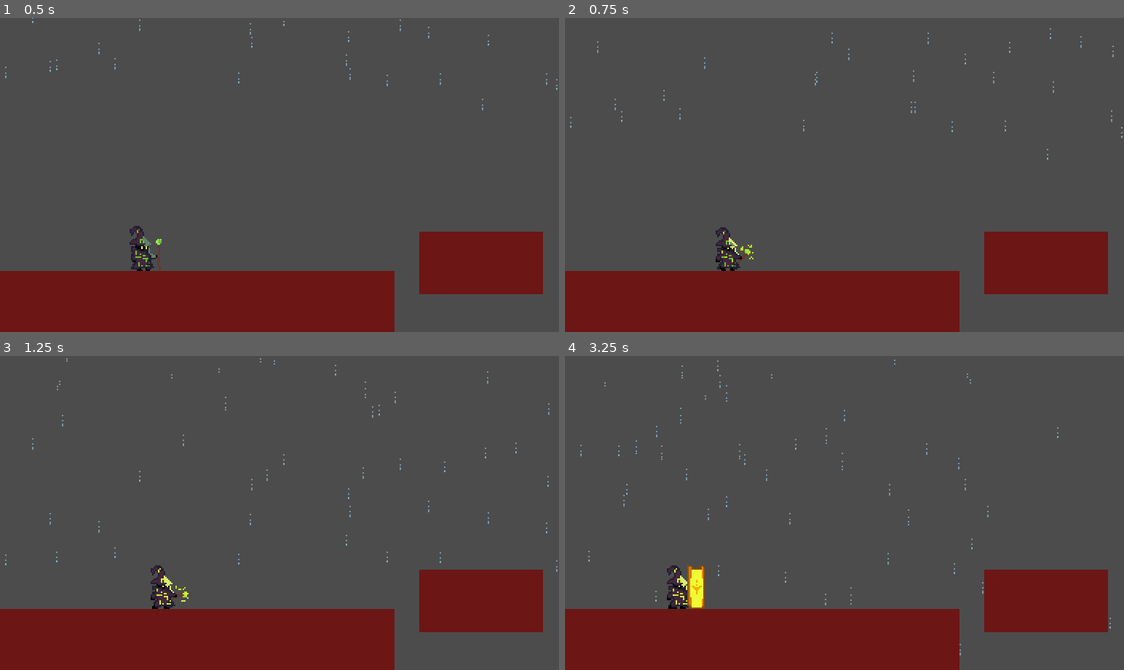
Above: before the commit, frames 1-4 (two rows, left to right).
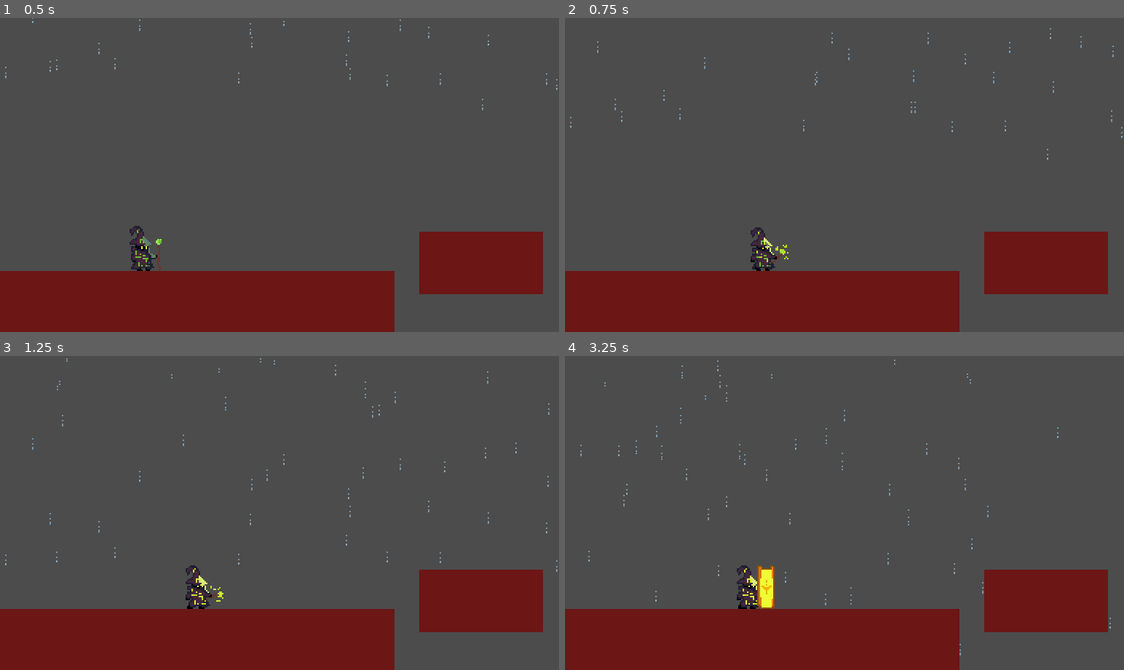
Above: after the commit, the same moments.

Repository: arthur-bpv/rain-mage
Game: Godot game, scene res://main.tscn
The game is run twice, just before and just after one commit, with the same random seed, the same clock (stepped at 60 frames per second) and the same inputs.
Inputs (mouse positions are in pixels of both pictures, inside the frame that each line leads up to):
- Up to frame 1 (0.5 s): no input
- Up to frame 2 (0.75 s): move the mouse to (967, 159) at 0.52 s; hold D (right) from 0.53 s (still down); tap Shift (dash, bound only after the commit) at 0.6 s; click (967, 159) at 0.67 s
- Up to frame 3 (1.25 s): keep holding D (right); tap W (up) at 0.77 s
- Up to frame 4 (3.25 s): move the mouse to (732, 528) at 1.27 s; click (732, 528) at 1.35 s; tap W (up) at 1.52, 3.02 s; tap Shift (dash, bound only after the commit) at 1.55, 2.3, 2.85 s; move the mouse to (900, 443) at 2.02 s; release D (right) at 2.03 s; hold A (left) 2.03-2.78 s; hold Right mouse button (select) 2.03-2.78 s; move the mouse to (889, 443) at 2.77 s; hold D (right) from 2.78 s (still down); click (889, 443) at 2.92 s

Frame 1 is identical in both runs. In frame 2, 0.9% of the frame differs, in the area x 26-40%, y 66-81%; in frame 3, 0.9%; in frame 4, 1.6%, in the area x 18-38%, y 66-81%.

Commit message:
Update | dash

Diff:
--- a/player/player.gd
+++ b/player/player.gd
@@ -53,6 +53,9 @@
 	if not is_on_floor(): velocity.y += GRAVITY * delta;
 	else: velocity.y = 0;
 
+	if Input.is_action_just_pressed("dash"):
+		 velocity.x = SPEED * 15 * $AnimatedSprite.scale.x
+
 	if not magic:
 		if Input.is_action_pressed("left"):
 			velocity.x -= SPEED;
--- a/project.godot
+++ b/project.godot
@@ -116,6 +116,15 @@
 "events": [ Object(InputEventMouseButton,"resource_local_to_scene":false,"resource_name":"","device":0,"alt":false,"shi …(212 unchanged characters)…
  ]
 }
+dash={
+"deadzone": 0.5,
+"events": [ Object(InputEventKey,"resource_local_to_scene":false,"resource_name":"","device":0,"alt":false,"shift":false,"control":false,"meta":false,"command":false,"pressed":false,"scancode":16777237,"physical_scancode":0,"unicode":0,"echo":false,"script":null)
+ ]
+}
+
+[mono]
+
+project/assembly_name="Novo Projeto De Jogo"
 
 [physics]
 
Not shown, added: .mono/assemblies/Debug/GodotSharp.xml
Not shown, added: .mono/assemblies/Debug/GodotSharpEditor.xml
Not shown, added: .mono/assemblies/Debug/api_hash_cache.cfg
Not shown, added: .mono/metadata/ide_messaging_meta.txt
Not shown, added: .mono/assemblies/Debug/GodotSharp.dll
Not shown, added: .mono/assemblies/Debug/GodotSharp.pdb
Not shown, added: .mono/assemblies/Debug/GodotSharpEditor.dll
Not shown, added: .mono/assemblies/Debug/GodotSharpEditor.pdb
